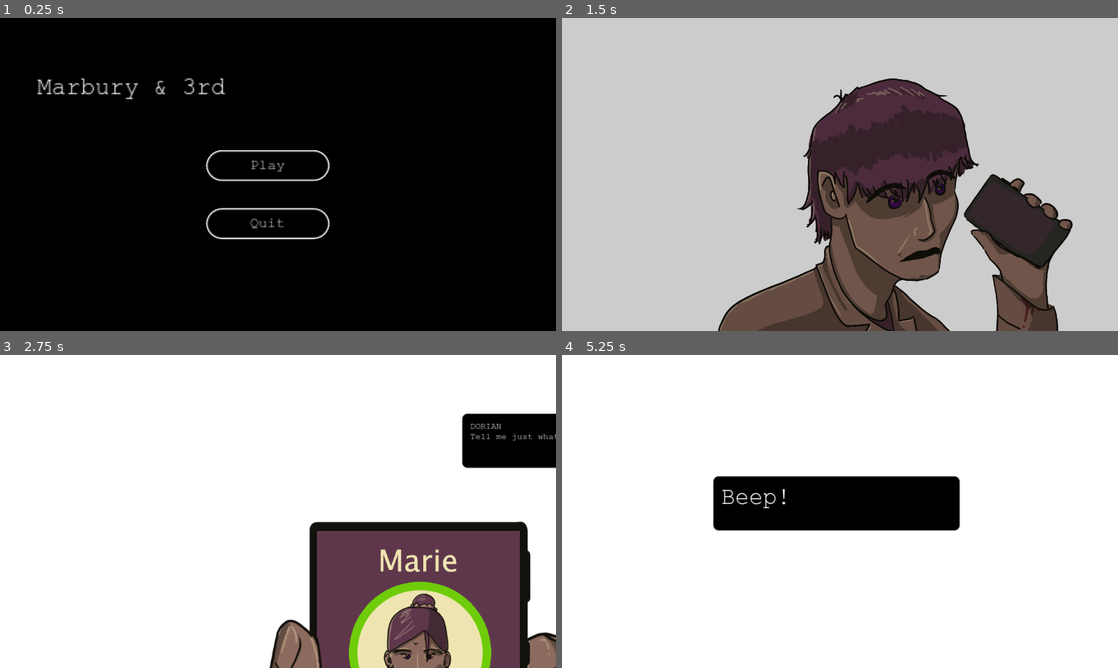
Above: before the commit, frames 1-4 (two rows, left to right).
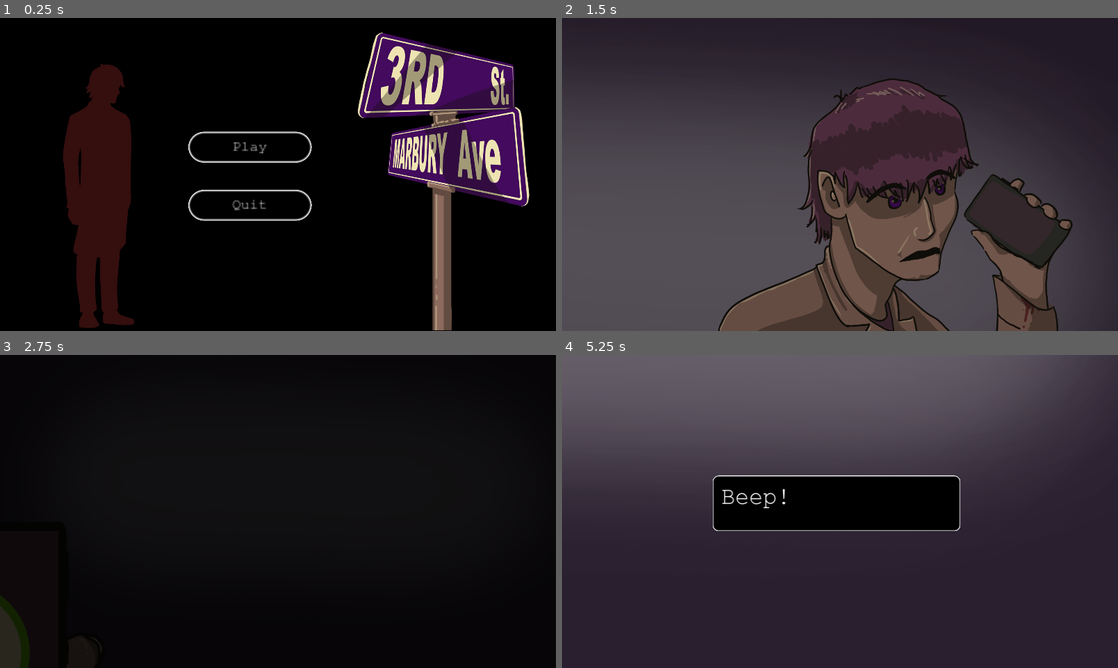
Above: after the commit, the same moments.

Repository: RALWORKS/framed-2024
Game: Godot game, scene res://Scenes/Menu/title_screen.tscn
Same seed, same stepped clock (60 frames per second), same inputs: the game is played once before the commit and once after it.
Inputs:
- Up to frame 1 (0.25 s): no input
- Up to frame 2 (1.5 s): click "Play" at 0.5 s; tap Enter (ui_accept) at 1.25 s; hold D (right) from 1.28 s (still down); tap Right (Next) at 1.35 s
- Up to frame 3 (2.75 s): keep holding D (right); tap Enter (ui_accept) at 1.52, 2.27 s; tap Right (Next) at 2.1 s
- Up to frame 4 (5.25 s): release D (right) at 2.78 s; hold A (left) 2.78-3.53 s; tap Right (Next) every 0.75 s from 2.85 to 5.1 s; hold D (right) 3.53-5.03 s; tap Enter (ui_accept) at 3.77, 4.52 s; hold A (left) from 5.03 s (still down)

The runs differ from the first frame. In frame 1, 22% of the frame differs, in the area x 6-96%, y 4-100%; in frame 2, 73%; in frame 3, 95%, in the area x 0-100%, y 0-100%; in frame 4, 92%.

Commit message:
Added trasitions, bg, and more stuff

Diff:
--- a/Scenes/Chapter 1/initial-alley.tscn
+++ b/Scenes/Chapter 1/initial-alley.tscn
@@ -1,12 +1,14 @@
-[gd_scene load_steps=21 format=3 uid="uid://n3ps665svqra"]
+[gd_scene load_steps=23 format=3 uid="uid://n3ps665svqra"]
 
 [ext_resource type="Script" path="res://Scripts/Chapter 1/initial-alley/initial-alley.gd" id="1_kd3uj"]
+[ext_resource type="Texture2D" uid="uid://ks6ltpyibhaw" path="res://Assets/Initial_alley_background_only.png" id="2_cyom3"]
 [ext_resource type="Texture2D" uid="uid://kk1umvxxppwt" path="res://Assets/Chapter 1/initial-alley/Dorian_3qrtr_close_blank.png" id="2_f6xsi"]
 [ext_resource type="Texture2D" uid="uid://b5qu8ics07up3" path="res://Assets/Chapter 1/initial-alley/Dorian_3qrtr_close_confused.png" id="3_ey63g"]
 [ext_resource type="Texture2D" uid="uid://1cq7arrcntf0" path="res://Assets/Chapter 1/initial-alley/Dorian_3qrtr_close_phonehand.png" id="4_rk45k"]
 [ext_resource type="Texture2D" uid="uid://y5j0g1se5stw" path="res://Assets/Chapter 1/initial-alley/Marbury and 3rd sign.png" id="5_8wlly"]
 [ext_resource type="Texture2D" uid="uid://c2vngb7uq2uhw" path="res://Assets/Chapter 1/initial-alley/Phone_marie.png" id="6_fmysh"]
 [ext_resource type="PackedScene" uid="uid://d4cbyalgs01x8" path="res://Assets/Dialogue/dialogue_box.tscn" id="7_33j4g"]
+[ext_resource type="PackedScene" uid="uid://dlqm5dgeomybm" path="res://Assets/Dialogue/button.tscn" id="9_ursd0"]
 
 [sub_resource type="Animation" id="Animation_wrvmk"]
 resource_name = "Scene 1"
@@ -79,11 +81,23 @@
 tracks/0/type = "value"
 tracks/0/imported = false
 tracks/0/enabled = true
-tracks/0/path = NodePath("Panel 3:modulate")
+tracks/0/path = NodePath("Panel 3/BlackScreen3:modulate")
 tracks/0/interp = 1
 tracks/0/loop_wrap = true
 tracks/0/keys = {
-"times": PackedFloat32Array(0, 1),
+"times": PackedFloat32Array(0),
+"transitions": PackedFloat32Array(1),
+"update": 0,
+"values": [Color(1, 1, 1, 1)]
+}
+tracks/1/type = "value"
+tracks/1/imported = false
+tracks/1/enabled = true
+tracks/1/path = NodePath("Panel 3/Dialogue3:modulate")
+tracks/1/interp = 1
+tracks/1/loop_wrap = true
+tracks/1/keys = {
+"times": PackedFloat32Array(0, 0.6),
 "transitions": PackedFloat32Array(1, 1),
 "update": 0,
 "values": [Color(1, 1, 1, 0), Color(1, 1, 1, 1)]
@@ -589,79 +603,79 @@
 tracks/5/type = "value"
 tracks/5/imported = false
 tracks/5/enabled = true
-tracks/5/path = NodePath("Panel 3:modulate")
+tracks/5/path = NodePath("Panel 4/MariePhone4:position")
 tracks/5/interp = 1
 tracks/5/loop_wrap = true
 tracks/5/keys = {
 "times": PackedFloat32Array(0),
 "transitions": PackedFloat32Array(1),
 "update": 0,
-"values": [Color(1, 1, 1, 0)]
+"values": [Vector2(-392, 344)]
 }
 tracks/6/type = "value"
 tracks/6/imported = false
 tracks/6/enabled = true
-tracks/6/path = NodePath("Panel 4/MariePhone4:position")
+tracks/6/path = NodePath("Panel 4/Dialogue4b:position")
 tracks/6/interp = 1
 tracks/6/loop_wrap = true
 tracks/6/keys = {
 "times": PackedFloat32Array(0),
 "transitions": PackedFloat32Array(1),
 "update": 0,
-"values": [Vector2(-392, 344)]
+"values": [Vector2(-712, 648)]
 }
 tracks/7/type = "value"
 tracks/7/imported = false
 tracks/7/enabled = true
-tracks/7/path = NodePath("Panel 4/Dialogue4b:position")
+tracks/7/path = NodePath("Panel 4/Dialogue4c:position")
 tracks/7/interp = 1
 tracks/7/loop_wrap = true
 tracks/7/keys = {
 "times": PackedFloat32Array(0),
 "transitions": PackedFloat32Array(1),
 "update": 0,
-"values": [Vector2(-712, 648)]
+"values": [Vector2(2464, 200)]
 }
 tracks/8/type = "value"
 tracks/8/imported = false
 tracks/8/enabled = true
-tracks/8/path = NodePath("Panel 4/Dialogue4c:position")
+tracks/8/path = NodePath("Panel 4/Dialogue4d:position")
 tracks/8/interp = 1
 tracks/8/loop_wrap = true
 tracks/8/keys = {
 "times": PackedFloat32Array(0),
 "transitions": PackedFloat32Array(1),
 "update": 0,
-"values": [Vector2(2464, 200)]
+"values": [Vector2(440, 1224)]
 }
 tracks/9/type = "value"
 tracks/9/imported = false
 tracks/9/enabled = true
-tracks/9/path = NodePath("Panel 4/Dialogue4d:position")
+tracks/9/path = NodePath("Panel 4/Dialogue4a:position")
 tracks/9/interp = 1
 tracks/9/loop_wrap = true
 tracks/9/keys = {
 "times": PackedFloat32Array(0),
 "transitions": PackedFloat32Array(1),
 "update": 0,
-"values": [Vector2(440, 1224)]
+"values": [Vector2(520, 288)]
 }
 tracks/10/type = "value"
 tracks/10/imported = false
 tracks/10/enabled = true
-tracks/10/path = NodePath("Panel 4/Dialogue4a:position")
+tracks/10/path = NodePath("Panel 5/DoreanBlank5:modulate")
 tracks/10/interp = 1
 tracks/10/loop_wrap = true
 tracks/10/keys = {
 "times": PackedFloat32Array(0),
 "transitions": PackedFloat32Array(1),
 "update": 0,
-"values": [Vector2(520, 288)]
+"values": [Color(1, 1, 1, 0)]
 }
 tracks/11/type = "value"
 tracks/11/imported = false
 tracks/11/enabled = true
-tracks/11/path = NodePath("Panel 5/DoreanBlank5:modulate")
+tracks/11/path = NodePath("Panel 5/Dialogue5a:modulate")
 tracks/11/interp = 1
 tracks/11/loop_wrap = true
 tracks/11/keys = {
@@ -673,139 +687,139 @@
 tracks/12/type = "value"
 tracks/12/imported = false
 tracks/12/enabled = true
-tracks/12/path = NodePath("Panel 5/Dialogue5a:modulate")
+tracks/12/path = NodePath("Panel 5/Dialogue5b:position")
 tracks/12/interp = 1
 tracks/12/loop_wrap = true
 tracks/12/keys = {
 "times": PackedFloat32Array(0),
 "transitions": PackedFloat32Array(1),
 "update": 0,
-"values": [Color(1, 1, 1, 0)]
+"values": [Vector2(1624, 1232)]
 }
 tracks/13/type = "value"
 tracks/13/imported = false
 tracks/13/enabled = true
-tracks/13/path = NodePath("Panel 5/Dialogue5b:position")
+tracks/13/path = NodePath("Panel 5/Dialogue5b:modulate")
 tracks/13/interp = 1
 tracks/13/loop_wrap = true
 tracks/13/keys = {
 "times": PackedFloat32Array(0),
 "transitions": PackedFloat32Array(1),
 "update": 0,
-"values": [Vector2(1624, 1232)]
+"values": [Color(1, 1, 1, 0)]
 }
 tracks/14/type = "value"
 tracks/14/imported = false
 tracks/14/enabled = true
-tracks/14/path = NodePath("Panel 5/Dialogue5b:modulate")
+tracks/14/path = NodePath("Panel 6/StreetSign6:position")
 tracks/14/interp = 1
 tracks/14/loop_wrap = true
 tracks/14/keys = {
 "times": PackedFloat32Array(0),
 "transitions": PackedFloat32Array(1),
 "update": 0,
-"values": [Color(1, 1, 1, 0)]
+"values": [Vector2(0, 0)]
 }
 tracks/15/type = "value"
 tracks/15/imported = false
 tracks/15/enabled = true
-tracks/15/path = NodePath("Panel 6/StreetSign6:position")
+tracks/15/path = NodePath("Panel 6/StreetSign6:scale")
 tracks/15/interp = 1
 tracks/15/loop_wrap = true
 tracks/15/keys = {
 "times": PackedFloat32Array(0),
 "transitions": PackedFloat32Array(1),
 "update": 0,
-"values": [Vector2(0, 0)]
+"values": [Vector2(1, 1)]
 }
 tracks/16/type = "value"
 tracks/16/imported = false
 tracks/16/enabled = true
-tracks/16/path = NodePath("Panel 6/StreetSign6:scale")
+tracks/16/path = NodePath("Panel 6/Dialogue6:position")
 tracks/16/interp = 1
 tracks/16/loop_wrap = true
 tracks/16/keys = {
 "times": PackedFloat32Array(0),
 "transitions": PackedFloat32Array(1),
 "update": 0,
-"values": [Vector2(1, 1)]
+"values": [Vector2(600, -208)]
 }
 tracks/17/type = "value"
 tracks/17/imported = false
 tracks/17/enabled = true
-tracks/17/path = NodePath("Panel 6/Dialogue6:position")
+tracks/17/path = NodePath("Panel 7/DoreanPhoneHand7:position")
 tracks/17/interp = 1
 tracks/17/loop_wrap = true
 tracks/17/keys = {
 "times": PackedFloat32Array(0),
 "transitions": PackedFloat32Array(1),
 "update": 0,
-"values": [Vector2(600, -208)]
+"values": [Vector2(-3056, -1640)]
 }
 tracks/18/type = "value"
 tracks/18/imported = false
 tracks/18/enabled = true
-tracks/18/path = NodePath("Panel 7/DoreanPhoneHand7:position")
+tracks/18/path = NodePath("Panel 7/Dialogue7:position")
 tracks/18/interp = 1
 tracks/18/loop_wrap = true
 tracks/18/keys = {
 "times": PackedFloat32Array(0),
 "transitions": PackedFloat32Array(1),
 "update": 0,
-"values": [Vector2(-3056, -1640)]
+"values": [Vector2(1456, 1224)]
 }
 tracks/19/type = "value"
 tracks/19/imported = false
 tracks/19/enabled = true
-tracks/19/path = NodePath("Panel 7/Dialogue7:position")
+tracks/19/path = NodePath("Panel 8/BlackScreen8:modulate")
 tracks/19/interp = 1
 tracks/19/loop_wrap = true
 tracks/19/keys = {
 "times": PackedFloat32Array(0),
 "transitions": PackedFloat32Array(1),
 "update": 0,
-"values": [Vector2(1456, 1224)]
+"values": [Color(1, 1, 1, 0)]
 }
 tracks/20/type = "value"
 tracks/20/imported = false
 tracks/20/enabled = true
-tracks/20/path = NodePath("Panel 8/BlackScreen8:modulate")
+tracks/20/path = NodePath("Panel 8/Dialogue8:position")
 tracks/20/interp = 1
 tracks/20/loop_wrap = true
 tracks/20/keys = {
 "times": PackedFloat32Array(0),
 "transitions": PackedFloat32Array(1),
 "update": 0,
-"values": [Color(1, 1, 1, 0)]
+"values": [Vector2(1472, 1016)]
 }
 tracks/21/type = "value"
 tracks/21/imported = false
 tracks/21/enabled = true
-tracks/21/path = NodePath("Panel 8/Dialogue8:position")
+tracks/21/path = NodePath("Panel 4/Dialogue4a:modulate")
 tracks/21/interp = 1
 tracks/21/loop_wrap = true
 tracks/21/keys = {
 "times": PackedFloat32Array(0),
 "transitions": PackedFloat32Array(1),
 "update": 0,
-"values": [Vector2(1472, 1016)]
+"values": [Color(1, 1, 1, 1)]
 }
 tracks/22/type = "value"
 tracks/22/imported = false
 tracks/22/enabled = true
-tracks/22/path = NodePath("Panel 4/Dialogue4a:modulate")
+tracks/22/path = NodePath("Panel 4/Dialogue4b:modulate")
 tracks/22/interp = 1
 tracks/22/loop_wrap = true
 tracks/22/keys = {
 "times": PackedFloat32Array(0),
 "transitions": PackedFloat32Array(1),
 "update": 0,
-"values": [Color(1, 1, 1, 1)]
+"values": [Color(1, 1, 1, 0)]
 }
 tracks/23/type = "value"
 tracks/23/imported = false
 tracks/23/enabled = true
-tracks/23/path = NodePath("Panel 4/Dialogue4b:modulate")
+tracks/23/path = NodePath("Panel 4/Dialogue4c:modulate")
 tracks/23/interp = 1
 tracks/23/loop_wrap = true
 tracks/23/keys = {
@@ -817,7 +831,7 @@
 tracks/24/type = "value"
 tracks/24/imported = false
 tracks/24/enabled = true
-tracks/24/path = NodePath("Panel 4/Dialogue4c:modulate")
+tracks/24/path = NodePath("Panel 4/Dialogue4d:modulate")
 tracks/24/interp = 1
 tracks/24/loop_wrap = true
 tracks/24/keys = {
@@ -829,14 +843,26 @@
 tracks/25/type = "value"
 tracks/25/imported = false
 tracks/25/enabled = true
-tracks/25/path = NodePath("Panel 4/Dialogue4d:modulate")
+tracks/25/path = NodePath("Panel 3/BlackScreen3:modulate")
 tracks/25/interp = 1
 tracks/25/loop_wrap = true
 tracks/25/keys = {
 "times": PackedFloat32Array(0),
 "transitions": PackedFloat32Array(1),
 "update": 0,
-"values": [Color(1, 1, 1, 0)]
+"values": [Color(1, 1, 1, 1)]
+}
+tracks/26/type = "value"
+tracks/26/imported = false
+tracks/26/enabled = true
+tracks/26/path = NodePath("Panel 3/Dialogue3:modulate")
+tracks/26/interp = 1
+tracks/26/loop_wrap = true
+tracks/26/keys = {
+"times": PackedFloat32Array(0),
+"transitions": PackedFloat32Array(1),
+"update": 0,
+"values": [Color(1, 1, 1, 1)]
 }
 
 [sub_resource type="AnimationLibrary" id="AnimationLibrary_duj7y"]
@@ -858,11 +884,6 @@
 [node name="Initial-alley" type="Node2D"]
 script = ExtResource("1_kd3uj")
 
-[node name="temp bg" type="ColorRect" parent="."]
-offset_right = 1920.0
-offset_bottom = 1080.0
-metadata/_edit_use_anchors_ = true
-
 [node name="AnimationPlayer" type="AnimationPlayer" parent="."]
 libraries = {
 "": SubResource("AnimationLibrary_duj7y")
@@ -870,6 +891,12 @@
 
 [node name="Panel 1" type="Node2D" parent="."]
 visible = false
+
+[node name="BG" type="Sprite2D" parent="Panel 1"]
+position = Vector2(1034, 515)
+scale = Vector2(0.573611, 0.573611)
+texture = ExtResource("2_cyom3")
+metadata/_edit_use_anchors_ = true
 
 [node name="MariePhone1" type="Sprite2D" parent="Panel 1"]
 position = Vector2(152, 0)
@@ -890,6 +917,11 @@
 [node name="Panel 2" type="Node2D" parent="."]
 visible = false
 
+[node name="BG" type="Sprite2D" parent="Panel 2"]
+position = Vector2(0, 1065)
+texture = ExtResource("2_cyom3")
+metadata/_edit_use_anchors_ = true
+
 [node name="DoreanHand2" type="Sprite2D" parent="Panel 2"]
 position = Vector2(704, 362.856)
 rotation = -0.241323
@@ -914,7 +946,11 @@
 
 [node name="Panel 3" type="Node2D" parent="."]
 visible = false
-modulate = Color(1, 1, 1, 0)
+
+[node name="BG" type="Sprite2D" parent="Panel 3"]
+visible = false
+texture = ExtResource("2_cyom3")
+metadata/_edit_use_anchors_ = true
 
 [node name="BlackScreen3" type="ColorRect" parent="Panel 3"]
 offset_right = 1920.0
@@ -933,6 +969,13 @@
 text = "Did I?"
 
 [node name="Panel 4" type="Node2D" parent="."]
+visible = false
+
+[node name="BG" type="Sprite2D" parent="Panel 4"]
+position = Vector2(853, 564)
+scale = Vector2(0.554167, 0.554167)
+texture = ExtResource("2_cyom3")
+metadata/_edit_use_anchors_ = true
 
 [node name="MariePhone4" type="Sprite2D" parent="Panel 4"]
 position = Vector2(-392, 344)
@@ -991,6 +1034,10 @@
 [node name="Panel 5" type="Node2D" parent="."]
 visible = false
 
+[node name="BG" type="Sprite2D" parent="Panel 5"]
+texture = ExtResource("2_cyom3")
+metadata/_edit_use_anchors_ = true
+
 [node name="DoreanBlank5" type="Sprite2D" parent="Panel 5"]
 modulate = Color(1, 1, 1, 0)
 texture = ExtResource("2_f6xsi")
@@ -1023,6 +1070,12 @@
 [node name="Panel 6" type="Node2D" parent="."]
 visible = false
 
+[node name="BG" type="Sprite2D" parent="Panel 6"]
+position = Vector2(1457, 321)
+scale = Vector2(0.813918, 0.813918)
+texture = ExtResource("2_cyom3")
+metadata/_edit_use_anchors_ = true
+
 [node name="StreetSign6" type="Sprite2D" parent="Panel 6"]
 texture = ExtResource("5_8wlly")
 centered = false
@@ -1041,6 +1094,11 @@
 [node name="Panel 7" type="Node2D" parent="."]
 visible = false
 
+[node name="BG" type="Sprite2D" parent="Panel 7"]
+position = Vector2(72, 372)
+texture = ExtResource("2_cyom3")
+metadata/_edit_use_anchors_ = true
+
 [node name="DoreanPhoneHand7" type="Sprite2D" parent="Panel 7"]
 position = Vector2(-3056, -1640)
 scale = Vector2(2.54074, 2.54074)
@@ -1061,6 +1119,10 @@
 [node name="Panel 8" type="Node2D" parent="."]
 visible = false
 
+[node name="BG" type="Sprite2D" parent="Panel 8"]
+texture = ExtResource("2_cyom3")
+metadata/_edit_use_anchors_ = true
+
 [node name="BlackScreen8" type="ColorRect" parent="Panel 8"]
 modulate = Color(1, 1, 1, 0)
 offset_right = 1920.0
@@ -1077,3 +1139,26 @@
 offset_bottom = 360.0
 theme_override_font_sizes/normal_font_size = 50
 text = "Murder? After the year I've had, I ... wouldn't put it past myself."
+
+[node name="Panel 9" type="Node2D" parent="."]
+visible = false
+
+[node name="BG" type="Sprite2D" parent="Panel 9"]
+position = Vector2(789, 638)
+scale = Vector2(0.725, 0.725)
+texture = ExtResource("2_cyom3")
+metadata/_edit_use_anchors_ = true
+
+[node name="WhoHaveIKilled" parent="Panel 9" instance=ExtResource("9_ursd0")]
+offset_left = 716.0
+offset_top = 390.0
+offset_right = 1118.0
+offset_bottom = 493.0
+text = "Who have I killed?"
+
+[node name="WhyamIatMarbury" parent="Panel 9" instance=ExtResource("9_ursd0")]
+offset_left = 631.0
+offset_top = 556.0
+offset_right = 1208.0
+offset_bottom = 648.0
+text = "Why am I at Marbury and 3rd?"
--- a/Scenes/Chapter 1/why-marbury-and-3rd.tscn
+++ b/Scenes/Chapter 1/why-marbury-and-3rd.tscn
@@ -1,22 +1,47 @@
-[gd_scene load_steps=8 format=3 uid="uid://467h3yxh0kcl"]
+[gd_scene load_steps=7 format=3 uid="uid://cmm7um2anfrlt"]
 
 [ext_resource type="Texture2D" uid="uid://28408hfurn7x" path="res://Assets/Chapter 1/Initial_alley_no background.png" id="1_p4awe"]
 [ext_resource type="Texture2D" uid="uid://c0gku3v6g0tgk" path="res://Assets/Chapter 1/Dorian_3qrtr_full.png" id="2_2svbf"]
 [ext_resource type="Texture2D" uid="uid://y5j0g1se5stw" path="res://Assets/Chapter 1/initial-alley/Marbury and 3rd sign.png" id="3_mcdjq"]
 
-[sub_resource type="GDScript" id="GDScript_x1b4a"]
-script/source = "extends Node2D
-
-
-# Called when the node enters the scene tree for the first time.
-func _ready():
-	pass # Replace with function body.
-
-
-# Called every frame. 'delta' is the elapsed time since the previous frame.
-func _process(delta):
-	pass
-"
+[sub_resource type="Animation" id="Animation_gthll"]
+length = 0.001
+tracks/0/type = "value"
+tracks/0/imported = false
+tracks/0/enabled = true
+tracks/0/path = NodePath("BG:position")
+tracks/0/interp = 1
+tracks/0/loop_wrap = true
+tracks/0/keys = {
+"times": PackedFloat32Array(0),
+"transitions": PackedFloat32Array(1),
+"update": 0,
+"values": [Vector2(368, 840)]
+}
+tracks/1/type = "value"
+tracks/1/imported = false
+tracks/1/enabled = true
+tracks/1/path = NodePath("Sign:position")
+tracks/1/interp = 1
+tracks/1/loop_wrap = true
+tracks/1/keys = {
+"times": PackedFloat32Array(0),
+"transitions": PackedFloat32Array(1),
+"update": 0,
+"values": [Vector2(944, 592)]
+}
+tracks/2/type = "value"
+tracks/2/imported = false
+tracks/2/enabled = true
+tracks/2/path = NodePath("MC:position")
+tracks/2/interp = 1
+tracks/2/loop_wrap = true
+tracks/2/keys = {
+"times": PackedFloat32Array(0),
+"transitions": PackedFloat32Array(1),
+"update": 0,
+"values": [Vector2(-704, 1304)]
+}
 
 [sub_resource type="Animation" id="Animation_vse5k"]
 resource_name = "Zoom Out"
@@ -57,45 +82,6 @@
 "values": [Vector2(-704, 1304), Vector2(148.445, 1144)]
 }
 
-[sub_resource type="Animation" id="Animation_gthll"]
-length = 0.001
-tracks/0/type = "value"
-tracks/0/imported = false
-tracks/0/enabled = true
-tracks/0/path = NodePath("BG:position")
-tracks/0/interp = 1
-tracks/0/loop_wrap = true
-tracks/0/keys = {
-"times": PackedFloat32Array(0),
-"transitions": PackedFloat32Array(1),
-"update": 0,
-"values": [Vector2(368, 840)]
-}
-tracks/1/type = "value"
-tracks/1/imported = false
-tracks/1/enabled = true
-tracks/1/path = NodePath("Sign:position")
-tracks/1/interp = 1
-tracks/1/loop_wrap = true
-tracks/1/keys = {
-"times": PackedFloat32Array(0),
-"transitions": PackedFloat32Array(1),
-"update": 0,
-"values": [Vector2(944, 592)]
-}
-tracks/2/type = "value"
-tracks/2/imported = false
-tracks/2/enabled = true
-tracks/2/path = NodePath("MC:position")
-tracks/2/interp = 1
-tracks/2/loop_wrap = true
-tracks/2/keys = {
-"times": PackedFloat32Array(0),
-"transitions": PackedFloat32Array(1),
-"update": 0,
-"values": [Vector2(-704, 1304)]
-}
-
 [sub_resource type="AnimationLibrary" id="AnimationLibrary_7kfjv"]
 _data = {
 "RESET": SubResource("Animation_gthll"),
@@ -103,7 +89,6 @@
 }
 
 [node name="why-marbury-and-3rd" type="Node2D"]
-script = SubResource("GDScript_x1b4a")
 
 [node name="AnimationPlayer" type="AnimationPlayer" parent="."]
 libraries = {
--- /dev/null
+++ b/Scenes/Global/hud.tscn
@@ -0,0 +1,9 @@
+[gd_scene format=3 uid="uid://d4e236kiom2a2"]
+
+[node name="HUD" type="Control"]
+layout_mode = 3
+anchors_preset = 15
+anchor_right = 1.0
+anchor_bottom = 1.0
+grow_horizontal = 2
+grow_vertical = 2
--- a/Scenes/Menu/title_screen.tscn
+++ b/Scenes/Menu/title_screen.tscn
@@ -1,7 +1,9 @@
-[gd_scene load_steps=4 format=3 uid="uid://dm3e78qgxuweh"]
+[gd_scene load_steps=6 format=3 uid="uid://dm3e78qgxuweh"]
 
 [ext_resource type="Script" path="res://Scripts/title_screen.gd" id="1_6isyv"]
+[ext_resource type="Texture2D" uid="uid://bihfxq87qsk53" path="res://Assets/Chapter 1/Dorian_3qrtr_full_silhouette.png" id="2_eop5b"]
 [ext_resource type="FontFile" uid="uid://bmxov1aoclv2k" path="res://Assets/Fonts/Courier New.ttf" id="2_pm5pl"]
+[ext_resource type="Texture2D" uid="uid://y5j0g1se5stw" path="res://Assets/Chapter 1/initial-alley/Marbury and 3rd sign.png" id="3_8mpew"]
 [ext_resource type="PackedScene" uid="uid://dlqm5dgeomybm" path="res://Assets/Dialogue/button.tscn" id="3_wss4s"]
 
 [node name="Title Screen" type="Control"]
@@ -16,12 +18,23 @@
 offset_bottom = 647.0
 color = Color(0, 0, 0, 1)
 
+[node name="Dorian" type="Sprite2D" parent="."]
+modulate = Color(0.741176, 0.2, 0.2, 0.282353)
+position = Vector2(204.011, 367.799)
+scale = Vector2(0.580906, 0.580906)
+texture = ExtResource("2_eop5b")
+
+[node name="Sign" type="Sprite2D" parent="."]
+position = Vector2(906.647, 330.66)
+scale = Vector2(0.583408, 0.583408)
+texture = ExtResource("3_8mpew")
+
 [node name="Control" type="Control" parent="."]
 anchors_preset = 0
-offset_left = 388.624
-offset_top = 229.699
-offset_right = 734.624
-offset_bottom = 536.699
+offset_left = 351.618
+offset_top = 192.286
+offset_right = 697.618
+offset_bottom = 499.286
 metadata/_edit_group_ = true
 
 [node name="Play-Button" parent="Control" instance=ExtResource("3_wss4s")]
@@ -41,11 +54,12 @@
 text = "Quit"
 
 [node name="RichTextLabel" type="RichTextLabel" parent="."]
+visible = false
 layout_mode = 0
-offset_left = 76.804
-offset_top = 115.012
-offset_right = 489.804
-offset_bottom = 192.012
+offset_left = 82.8043
+offset_top = 460.647
+offset_right = 495.804
+offset_bottom = 537.647
 theme_override_fonts/normal_font = ExtResource("2_pm5pl")
 theme_override_font_sizes/normal_font_size = 50
 text = "Marbury & 3rd"
--- a/Scripts/Chapter 1/initial-alley/initial-alley.gd
+++ b/Scripts/Chapter 1/initial-alley/initial-alley.gd
@@ -16,6 +16,14 @@
 var index = 0
 var paused = false
 
+var OPTIONS = "OPTIONS"
+var HORROR = "HORROR"
+var HEART = "HEART"
+var CALM = "CALM"
+var END = "END"
+var GAMEOVER = "GAMEOVER"
+var TRANSITION = "TRANSITION"
+
 # Called when the node enters the scene tree for the first time.
 func _ready():
 
@@ -24,37 +32,37 @@
 
 	#anim_play.play("Panel 1")
 
+
 	sequence = [
-	["Panel 1", panel1],
-	["Panel 2", panel2],
-	["Panel 3", panel3],
-	["Panel 4a", panel4],
+	["Panel 1", $"Panel 1"],
+	["Panel 2", $"Panel 2"],
+	["Panel 3", $"Panel 3", TRANSITION],
+	["Panel 4a", $"Panel 4", TRANSITION],
 	["Panel 4b", null],
 	["Panel 4c", null],
 	["Panel 4d", null],
-	["Panel 5", panel5],
-	["Panel 6", panel6],
-	["Panel 7", panel7],
-	["Panel 8", panel8],
+	["Panel 5", $"Panel 5"],
+	["Panel 6", $"Panel 6", TRANSITION],
+	["Panel 7", $"Panel 7", TRANSITION],
+	["Panel 8", $"Panel 8", TRANSITION],
+	[null, $"Panel 9", OPTIONS, TRANSITION]
 	]
 	play()
 
 
 
 func hide_panels():
-	panel1.visible = false
-	panel2.visible = false
-	panel3.visible = false
-	panel4.visible = false
-	panel5.visible = false
-	panel6.visible = false
-	panel7.visible = false
-	panel8.visible = false
+	for c in $".".get_children():
+		if is_instance_of(c, Node2D):
+			c.visible = false
 
 var sequence = []
 
 func next():
-	if paused:
+	if END in sequence[index]:
+		end()
+		return
+	if paused or OPTIONS in sequence[index]:
 		return
 	index+=1
 	play()
@@ -65,11 +73,24 @@
 func play():
 	var page = sequence[index]
 
+	if TRANSITION in page:
+		Transition.transition()
+		await Transition.on_transition_finished
+
 	if page[1] != null:
 		flip(page[1])
 
 	if page[0] != null:
 		$AnimationPlayer.play(page[0])
+
+
+	if HORROR in page:
+		Music.horror()
+	elif CALM in page:
+		Music.calm()
+	elif HEART in page:
+		Music.heart()
+
 
 func flip(to):
 	hide_panels()
@@ -79,3 +100,10 @@
 	if Input.is_action_just_pressed("Next"):
 		next()
 		return
+
+func end():
+	pass
+
+func goto(to_index):
+	index = to_index
+	play()
--- a/Scripts/Chapter 1/why-marbury-and-3rd.gd
+++ /dev/null
@@ -1,11 +0,0 @@
-extends Node2D
-
-
-# Called when the node enters the scene tree for the first time.
-func _ready():
-	pass # Replace with function body.
-
-
-# Called every frame. 'delta' is the elapsed time since the previous frame.
-func _process(delta):
-	pass
Binary file added: Assets/Initial_alley_background_only.png
Not shown, added: Assets/Initial_alley_background_only.png.import
